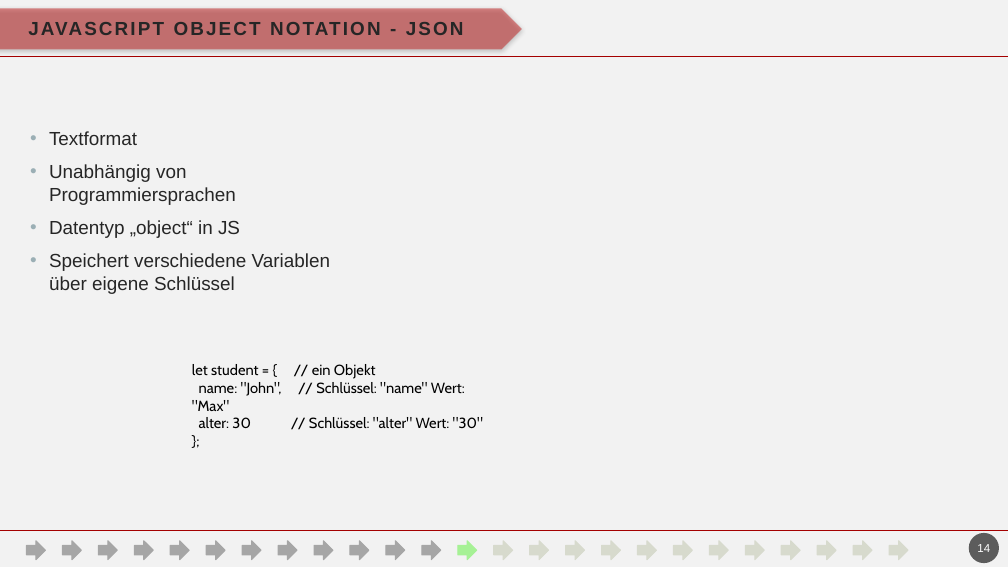
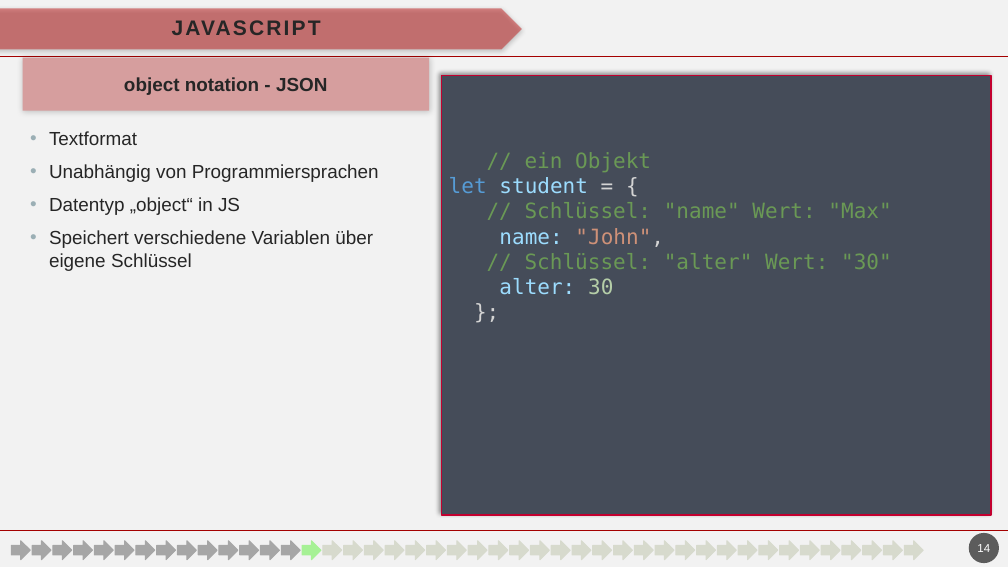
Before and after one commit to havrazO/Angular-Vortrag, a slide deck: slide 14 of vortrag/präsentation/entwurf/V1/angular.pptm. Drawn at 1008x567 pixels with LibreOffice and Linux fonts; fonts in the diff are those of the drawing; background and template pictures are left out. Boxes give left, top, right and bottom in pixels: in the first picture for what was removed or moved away, otherwise in the second. Text is boxed around its words. In the diff, an @@ line names an element or a change of style, - is before the commit and + after.

```diff
--- a/vortrag/präsentation/entwurf/V1/angular.pptm
+++ b/vortrag/präsentation/entwurf/V1/angular.pptm
@@ title at box(0, 8, 492, 49): text changed; size 18 to 20 pt @@
-JAVASCRIPT OBJECT NOTATION - JSON
+JAVASCRIPT
@@ text added at box(23, 57, 430, 110), fill #D69E9E, 18 pt, text #262626, bold @@
+object notation - JSON
@@ rectangle added at box(442, 76, 991, 515), fill #454C59, outline #C3002F 1.5 pt, 20 pt, text #6A9955 @@
+// ein Objekt
+let student = {
+// Schlüssel: "name" Wert: "Max"
+name: "John",
+// Schlüssel: "alter" Wert: "30"
+alter: 30
+};
@@ text "Textformat" rewrapped from box(49, 131, 330, 294) to box(49, 131, 379, 271) @@
@@ text removed at box(192, 364, 483, 428) @@
-let student = { // ein Objekt
-name: "John", // Schlüssel: "name" Wert: "Max"
-alter: 30 // Schlüssel: "alter" Wert: "30"
-};
@@ 4 right arrows: place and size @@
-4 right arrows at box(63, 541, 765, 560)
+4 right arrows at box(53, 541, 757, 560)
@@ right arrow: place and size @@
-right arrow at box(350, 541, 369, 560)
+right arrow at box(219, 541, 238, 560)
@@ right arrow: place and size @@
-right arrow at box(314, 541, 333, 560)
+right arrow at box(261, 541, 280, 560)
@@ right arrow at box(385, 541, 404, 560): fill #A6A6A6 to #D7DACD; outline #A6A6A6 1 pt to #D7DACD 1 pt @@
@@ 4 right arrows: place and size @@
-4 right arrows at box(26, 541, 836, 560)
+4 right arrows at box(32, 541, 840, 560)
@@ right arrow at box(426, 541, 445, 560): fill #A6A6A6 to #D7DACD; outline #A6A6A6 1 pt to #D7DACD 1 pt @@
@@ 4 right arrows: place and size @@
-4 right arrows at box(170, 541, 873, 560)
+4 right arrows at box(178, 541, 882, 560)
@@ right arrow at box(468, 541, 487, 560): fill #A6F195 to #D7DACD; outline #A6F195 1 pt to #D7DACD 1 pt @@
@@ 3 right arrows: place and size @@
-3 right arrows at box(98, 541, 908, 560)
+3 right arrows at box(95, 541, 903, 560)
@@ group added at box(11, 541, 923, 560): 19 right arrows @@
```
Also in this commit, not shown: 23 other slides changed, 19 slides added, 2 slides removed, 5 other files.
